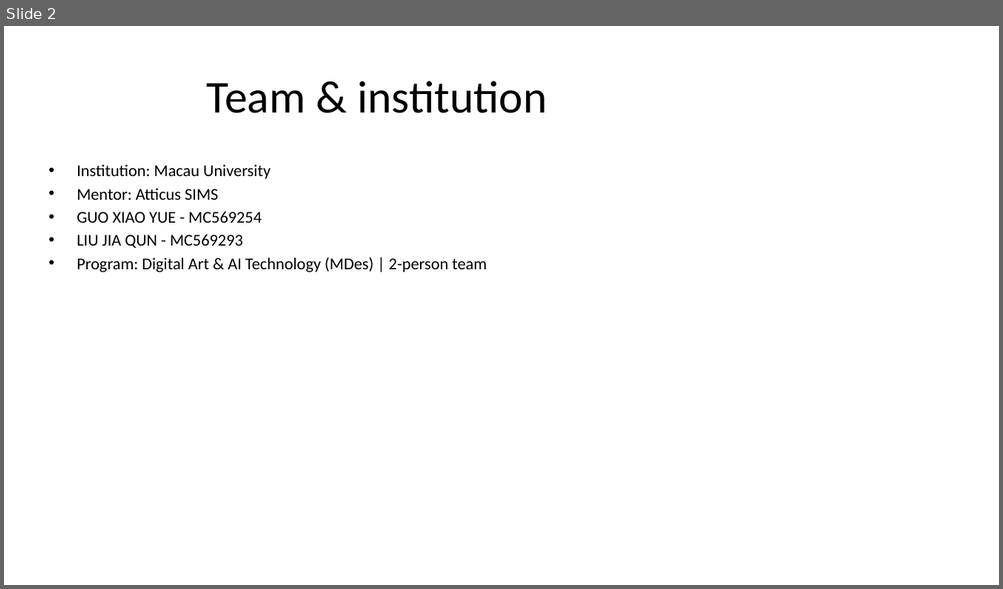
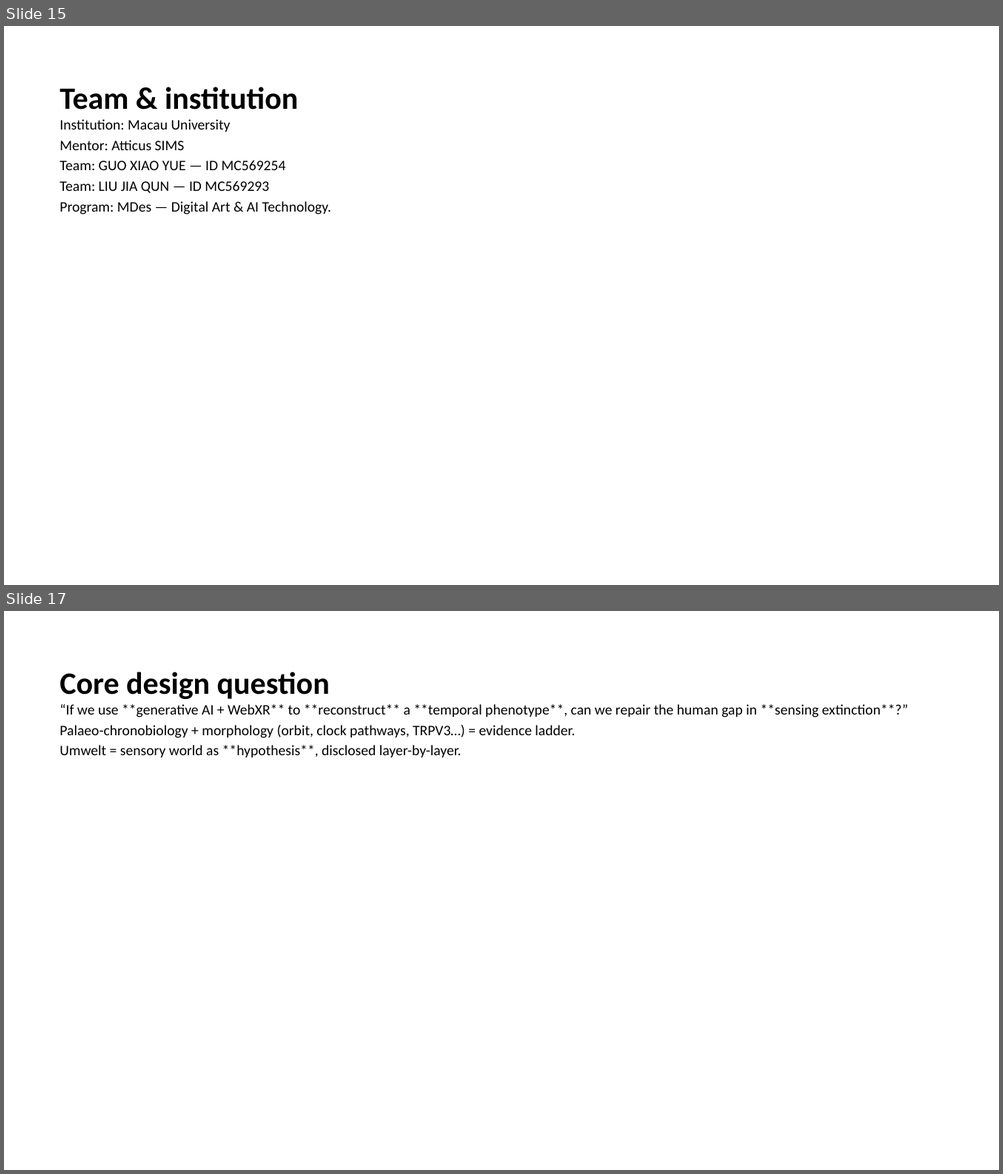
Before and after one commit to macaumonsoon/Biodesign-Project, a slide deck: slides/export/Archive_of_Extinction_Final_BDC2026.pptx. Shown one above the other, each under a label of ours: slide 2 before the commit, slides 15 and 17 after it; the slides between them are not shown. The pictures are 1003x589 and 1003x1174 pixels, drawn with LibreOffice and Linux fonts; fonts in the diff are those of the drawing. Boxes give left, top, right and bottom in pixels: in the first picture for what was removed or moved away, otherwise in the second. Text is boxed around its words. In the diff, an @@ line names an element or a change of style, - is before the commit and + after.

```diff
--- a/slides/export/Archive_of_Extinction_Final_BDC2026.pptx
+++ b/slides/export/Archive_of_Extinction_Final_BDC2026.pptx
@@ slide 17 added at (4,611,999,1170), background #FFFFFF @@
@@ text added at (60,672,908,758), 14 pt, text #000000 @@
+Core design question
+“If we use **generative AI + WebXR** to **reconstruct** a **temporal phenotype**, can we repair the human gap in **sensing extinction**?”
+Palaeo-chronobiology + morphology (orbit, clock pathways, TRPV3…) = evidence ladder.
+Umwelt = sensory world as **hypothesis**, disclosed layer-by-layer.
@@ what was slide 2 is now slide 15 @@
@@ slide 15 changed as well @@
@@ text "Team & institution": place and size @@
-text "Team & institution" at (77,164,486,272)
+text "Team & institution" at (60,87,331,215)
@@ text at (60,87,298,110): paragraph added @@
+Team & institution
@@ title removed at (207,81,546,113) @@
-Team & institution
@@ text at (60,119,230,150): size 16 to 14 pt in "Institution: Macau University", "Mentor: Atticus SIMS"; bullet • to none @@
@@ text at (60,160,331,215): text changed; size 16 to 14 pt @@
-• GUO XIAO YUE - MC569254
-• LIU JIA QUN - MC569293
-• Program: Digital Art & AI Technology (MDes) | 2-person team
+Team: GUO XIAO YUE — ID MC569254
+Team: LIU JIA QUN — ID MC569293
+Program: MDes — Digital Art & AI Technology.
```
Also in this commit, not shown: 2 other slides changed, 48 other slides added, 18 slides removed, 1 other file.
